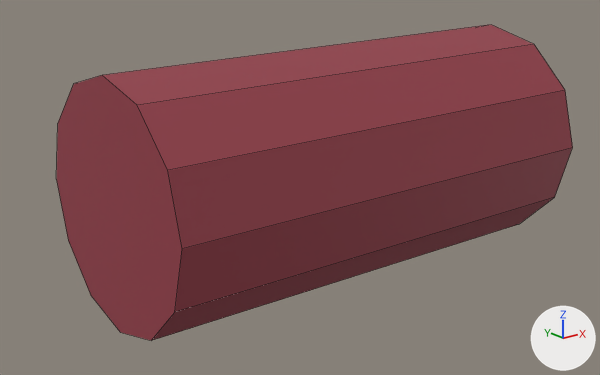
A saved change to the FBX model Assets/Resources/Wear/Skeleton/SinSleeveRight.fbx.
The view is the same before and after, from a camera (50 mm lens) standing at (-0.3427, -0.1839, 0.8817) and looking at (-0.194, 0.0019, 0.8073). The lights are fixed; the arrows at lower right show +X, +Y and +Z. The older version comes first. Mesh edges are drawn as thin lines.

The first picture shows 'SinSleeveRight'.
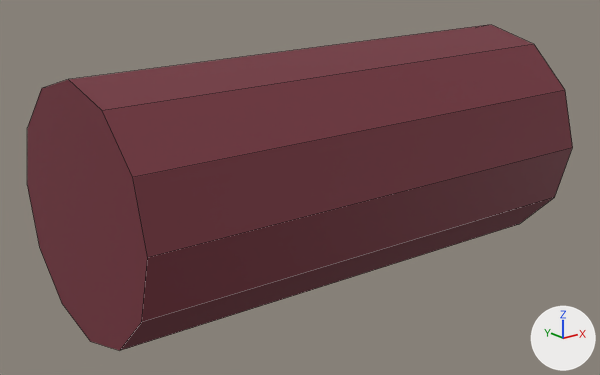
The newer file is also rescaled (x0.944), turned or shifted as a whole; pictures and numbers use the older file's frame.

Scene script edits in JSON lines:
```json
{"op": "set", "path": "mat_robe.base_color", "old": "(0.3, 0.045, 0.065)", "new": "(0.175, 0.03, 0.045)", "note": "red #953c48 -> dark red #74303c"}
{"block": "me_sinsleeveright", "where": "# used by ob_sinsleeveright; location = (0.0, 0.0, 0.0)"}
{"op": "remove", "block": "me_sinsleeveright", "code": "me_sinsleeveright.from_pydata(...)  # 24 vertices, 14 faces; spans x -0.256..-0.112, y -0.036..0.036, z 0.778..0.85"}
{"op": "add", "block": "me_sinsleeveright", "code": "me_sinsleeveright.from_pydata(...)  # 24 vertices, 14 faces; spans x -0.2645..-0.112, y -0.036..0.036, z 0.778..0.85"}
{"block": "me_sinsleeveright", "change": "me_sinsleeveright part 1: all 12 vertices in x -0.256, y -0.034..0.034, z 0.78..0.848 are moved by (-0.0085, 0.0, 0.0)"}
```

Boxes (x1, y1, x2, y2) around the edits, measured in the pictures (600 x 375 px):
```json
{"object": "SinSleeveRight", "change": "recoloured, reshaped", "before": [56, 25, 573, 341], "after": [27, 25, 573, 351], "on screen": "red to dark red"}
```
